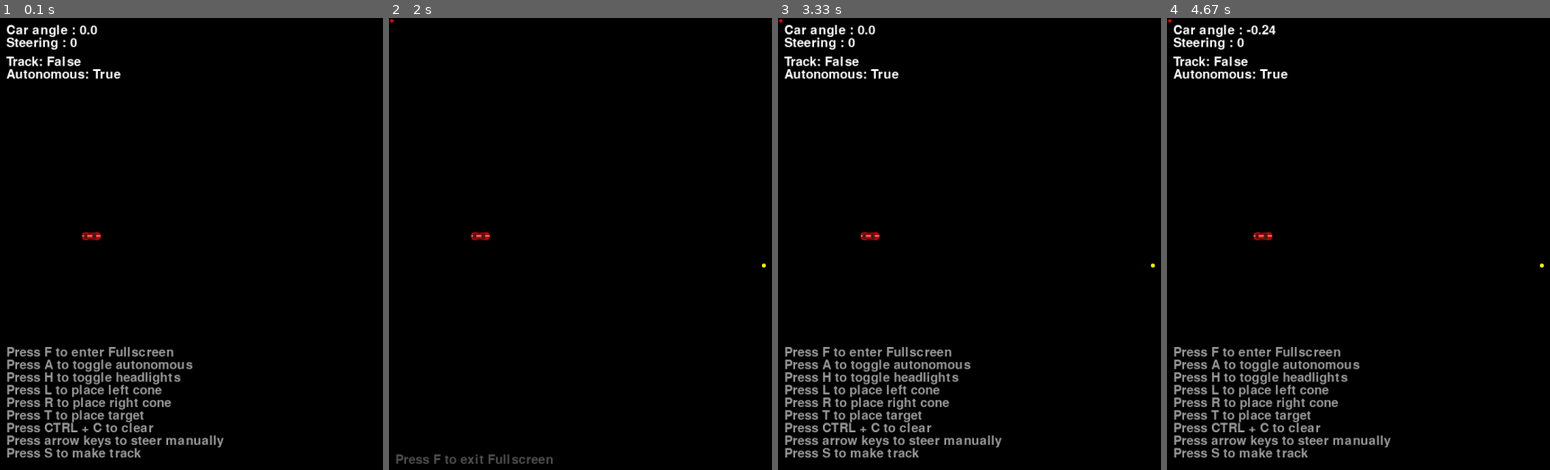
Above: before the commit, frames 1-4 (left to right).
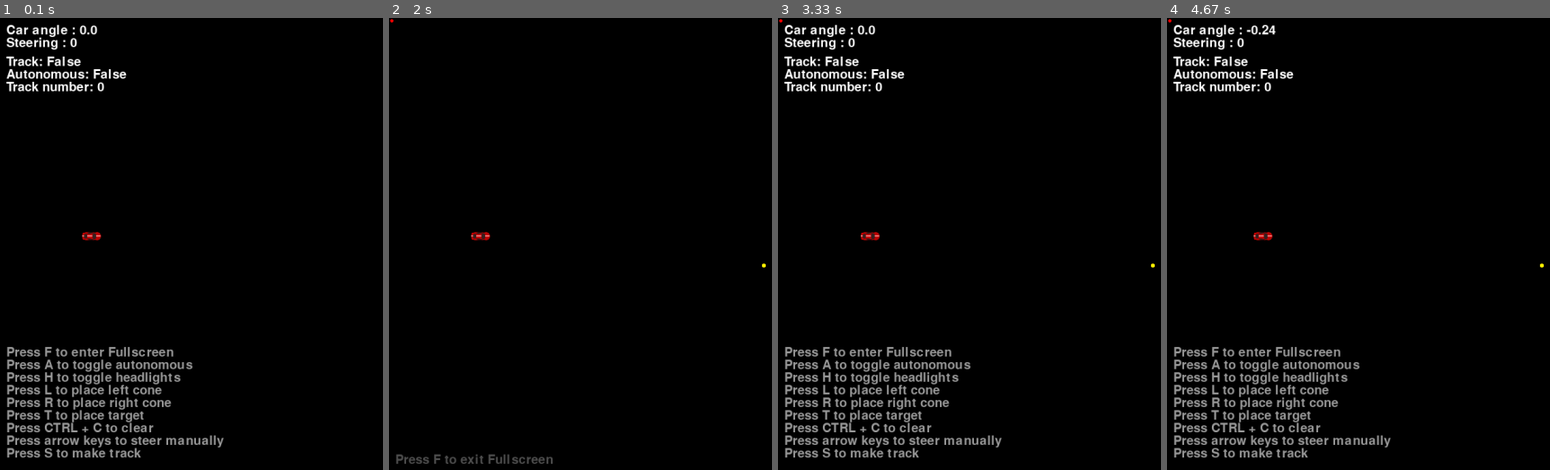
Above: after the commit, the same moments.

Repository: HanzeRacingDivision/Driverless
Game: pygame game, started from Moving_Car/moving_car_splines.py
Two runs of this game, one before a commit and one after it. Both use one fixed random seed, a clock stepped at 60 frames per second and the inputs below.
Inputs (mouse positions are in pixels of both pictures, inside the frame that each line leads up to):
- Up to frame 1 (0.1 s): no input
- Up to frame 2 (2 s): tap T at 0.33 s; hold A 0.67-1.13 s; hold Right 0.67-1.13 s; move the mouse to (764, 266) at 0.7 s; tap A at 1.17 s; tap L at 1.5 s; tap F at 1.83 s
- Up to frame 3 (3.33 s): tap F at 2.17 s; hold Up from 3 s (still down)
- Up to frame 4 (4.67 s): release Up at 3.47 s; hold Right 3.5-3.97 s; hold Down from 4.57 s (still down)

The runs differ from the first frame. In frame 1, 0.4% of the frame differs, in the area x 1-34%, y 11-17%; in frame 2, nothing differs; in frame 3, 0.4%; in frame 4, 0.4%.

Commit message:
fixed bug

Diff:
--- a/Moving_Car/moving_car_splines.py
+++ b/Moving_Car/moving_car_splines.py
@@ -48,7 +48,7 @@
         self.turning_sharpness = 1.8
         self.breaks = True
         self.fov_range = 60
-        self.auto = True
+        self.auto = False
         self.headlights = False
 
     def update(self, dt):
@@ -114,7 +114,7 @@
     def update(self, car, time_running, ppu, car_pos,car_angle):
         self.dist_car = np.linalg.norm(self.position-car_pos)
 
-        if np.linalg.norm(self.position-car_pos) < car.fov/ppu and self.visible == False:
+        if np.linalg.norm(self.position-car_pos) < car.fov/ppu and self.visible == False and car.auto == True:
 
             a_b = self.position-car_pos
             a_b = np.transpose(np.matrix([a_b.x,-1*a_b.y ]))
@@ -135,7 +135,7 @@
                 self.visible = True
             else:
                 pass
-                #self.visible = False #commenting this line allows cones to be remembered
+                # self.visible = False #commenting this line allows cones to be remembered
         else:
             pass
            # self.visible = False  #commenting this line allows cones to be remembered
@@ -148,7 +148,7 @@
     def update(self, car, time_running, ppu, car_pos,car_angle):
         self.dist_car = np.linalg.norm(self.position-car_pos)
 
-        if np.linalg.norm(self.position-car_pos) < car.fov/ppu and self.visible == False:
+        if np.linalg.norm(self.position-car_pos) < car.fov/ppu and self.visible == False and car.auto == True:
 
             a_b = self.position-car_pos
             a_b = np.transpose(np.matrix([a_b.x,-1*a_b.y ]))
@@ -210,10 +210,8 @@
         image_path6 = os.path.join(current_dir, "right_spline_s.png")
         right_spline_image = pygame.image.load(image_path6)
 
-        #image_path2 = os.path.join(current_dir, "fin.png")
-       # fin_image = pygame.image.load(image_path2)
-
         car = Car(5,11)
+
         ppu = 32
         time_start = time.time()
 
@@ -237,6 +235,7 @@
         right_spline_linked = False
         left_spline_linked = False
         fullscreen = False
+        track_number = 0
 
 
 
@@ -299,13 +298,22 @@
 
             #if CTRL + c then clear screen
             if pressed[pygame.K_LCTRL] and pressed[pygame.K_c]:
+                #resetting most vars
                 targets  = []
                 non_passed_targets = []
                 circles = []
                 left_cones = []
                 right_cones = []
+                visible_left_cones = []
+                visible_right_cones = []
                 left_spline = []
                 right_spline = []
+                right_spline_linked == False
+                left_spline_linked == False
+                mouse_pos_list = []
+                left_spline = 0
+                right_spline = 0
+
 
             #if a pressed then toggle automatic driving
             for event in events:
@@ -384,7 +392,7 @@
                 car_angle = -180 - car_angle
 
 
-            #list of visibile targets and passed targets
+            #list of visibile targets and non-passed targets
             dists = []
             non_passed_dists = []
             visible_targets = []
@@ -446,12 +454,12 @@
                 #set up while loop here to find next target
 
 
-            else:
-                #if currently no targets left and is a track, set all targets to non-passed and continue
-                if track == True:
-                    non_passed_targets = targets.copy()
-                    for target in targets:
-                        target.passed = False
+            #if currently no targets left and is a track, set all targets to non-passed and continue
+            if len(targets) > 0 and len(non_passed_targets) == 0 and track == True:
+                track_number += 1
+                non_passed_targets = targets.copy()
+                for target in targets:
+                    target.passed = False
 
 
             #setting car_pos for angle calculations
@@ -525,7 +533,6 @@
 
                     x.append(x_temp)
                     y.append(y_temp)
-
 
                 if len(visible_right_cones) == 2:
                     K = 1
@@ -667,6 +674,11 @@
                 text_pos = [10, 80]
                 self.screen.blit(text_surf, text_pos)
 
+                text_surf = text_font.render(f'Track number: {track_number}', 1, (255, 255, 255))
+                text_pos = [10, 100]
+                self.screen.blit(text_surf, text_pos)
+
+
                # text_surf = text_font.render(f'number of visible left cones: {len(visible_left_cones)}', 1, (255, 255, 255))
                # text_pos = [10, 100]
                # self.screen.blit(text_surf, text_pos)
